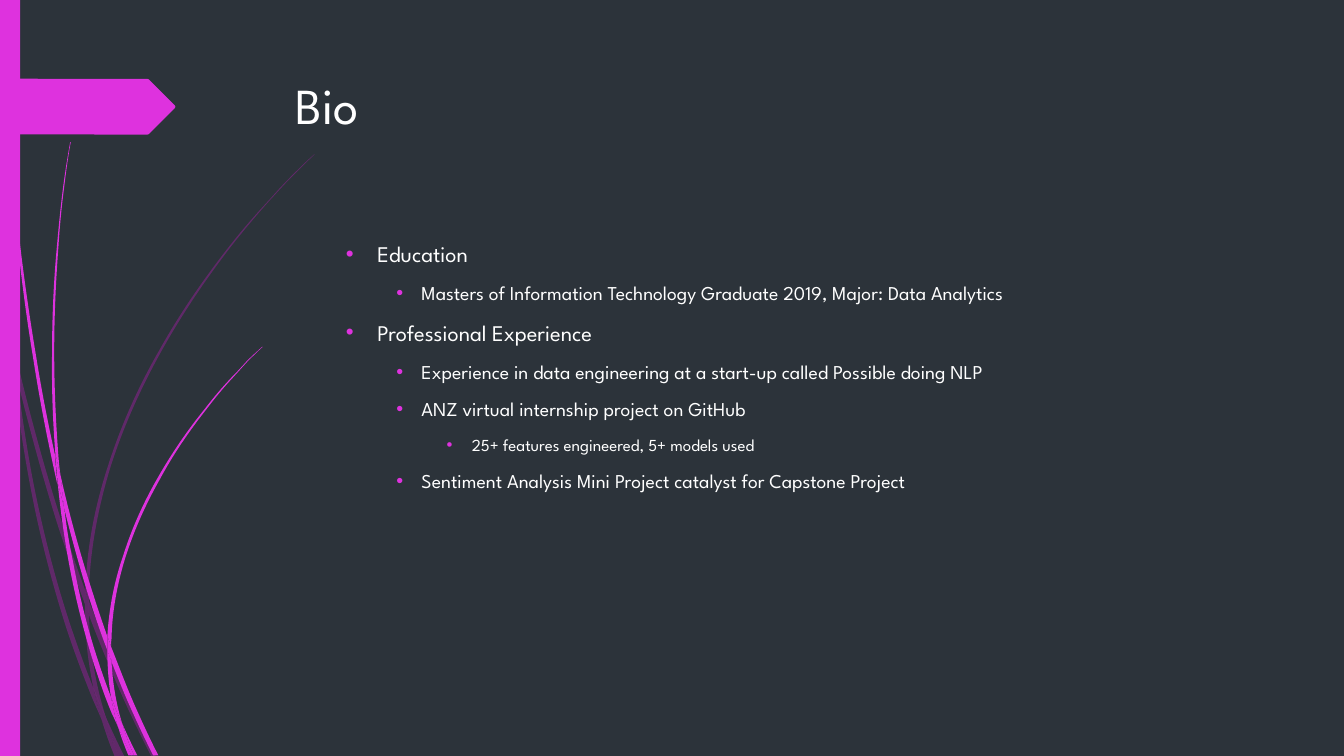
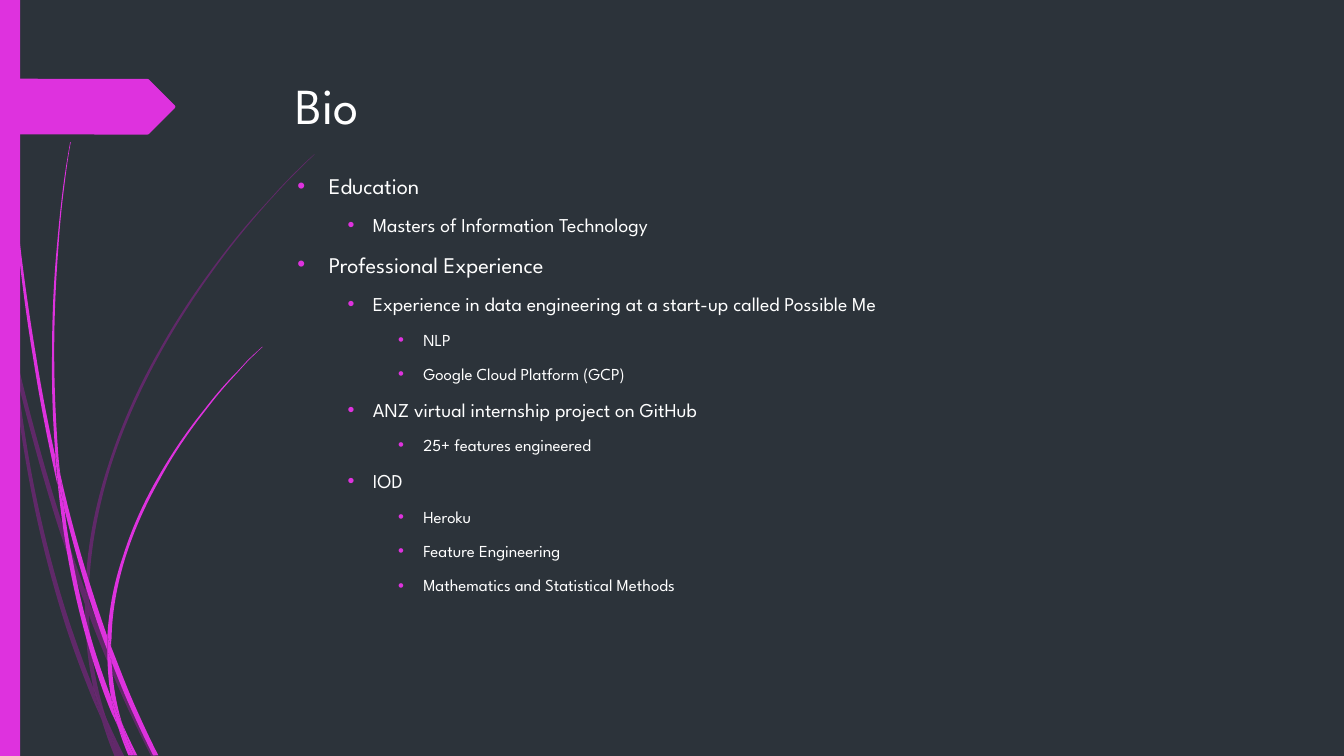
Before and after one commit to isaackarwailow/capstone-project, a slide deck: slide 3 of Capstone Project 2021.pptx. Drawn at 1344x756 pixels with LibreOffice and Linux fonts; fonts in the diff are those of the drawing. Boxes give left, top, right and bottom in pixels: in the first picture for what was removed or moved away, otherwise in the second. Text is boxed around its words. In the diff, an @@ line names an element or a change of style, - is before the commit and + after.

```diff
--- a/Capstone Project 2021.pptx
+++ b/Capstone Project 2021.pptx
@@ text "Education": place and size @@
-text "Education" at [377, 246, 1003, 493]
+text "Education" at [329, 178, 876, 591]
@@ text at [373, 218, 648, 237]: text changed @@
-    • Masters of Information Technology Graduate 2019, Major: Data Analytics
+    • Masters of Information Technology
@@ text at [373, 297, 876, 384]: text changed @@
-    • Experience in data engineering at a start-up called Possible doing NLP
+    • Experience in data engineering at a start-up called Possible Me
+      • NLP
+      • Google Cloud Platform (GCP)
@@ text at [373, 439, 675, 591]: text changed; size 14 to 12 pt @@
-      • 25+ features engineered, 5+ models used
-    • Sentiment Analysis Mini Project catalyst for Capstone Project
+      • 25+ features engineered
+    • IOD
+      • Heroku
+      • Feature Engineering
+      • Mathematics and Statistical Methods
```
Also in this commit, not shown: 7 other slides changed, 5 slides added, 2 slides removed.
